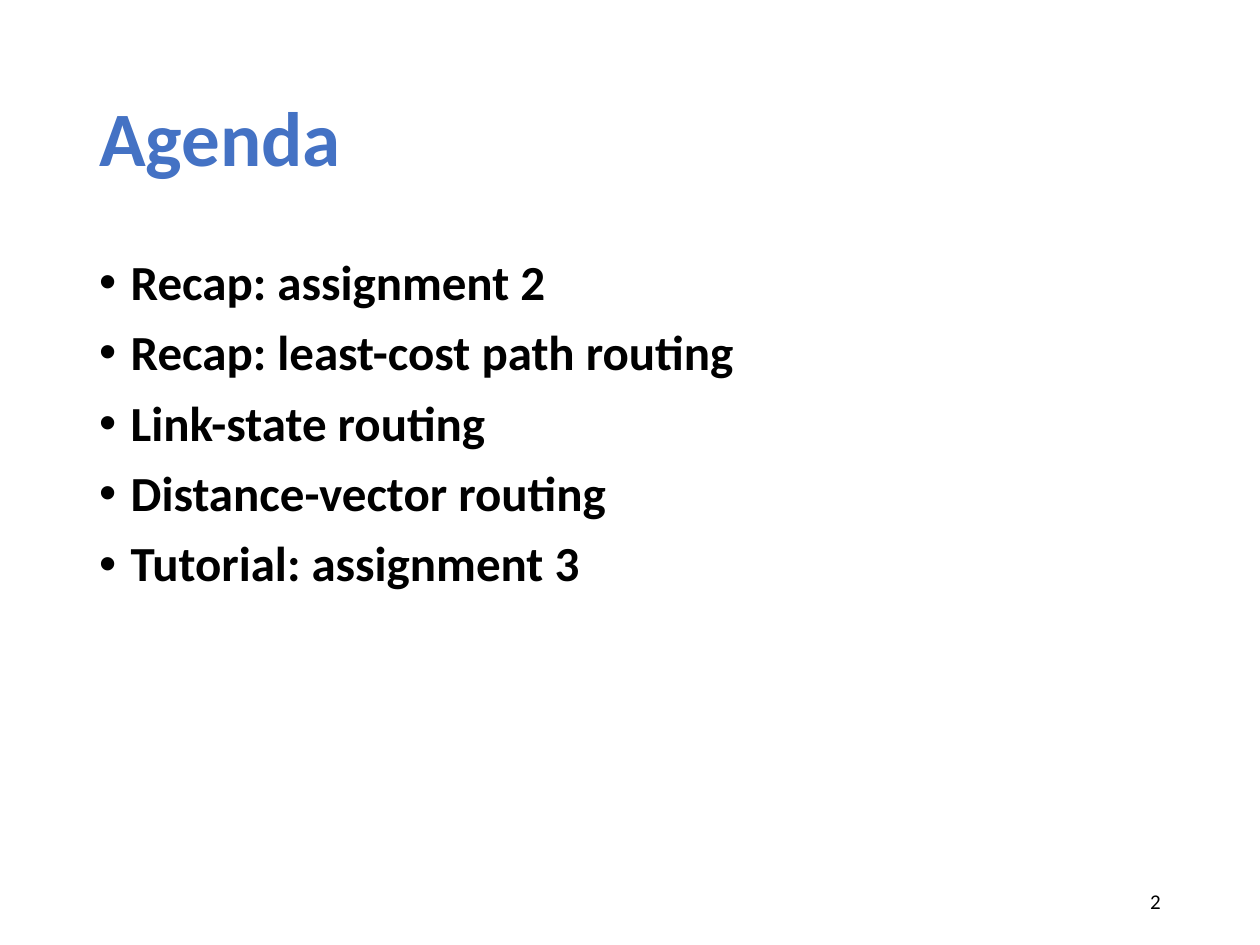
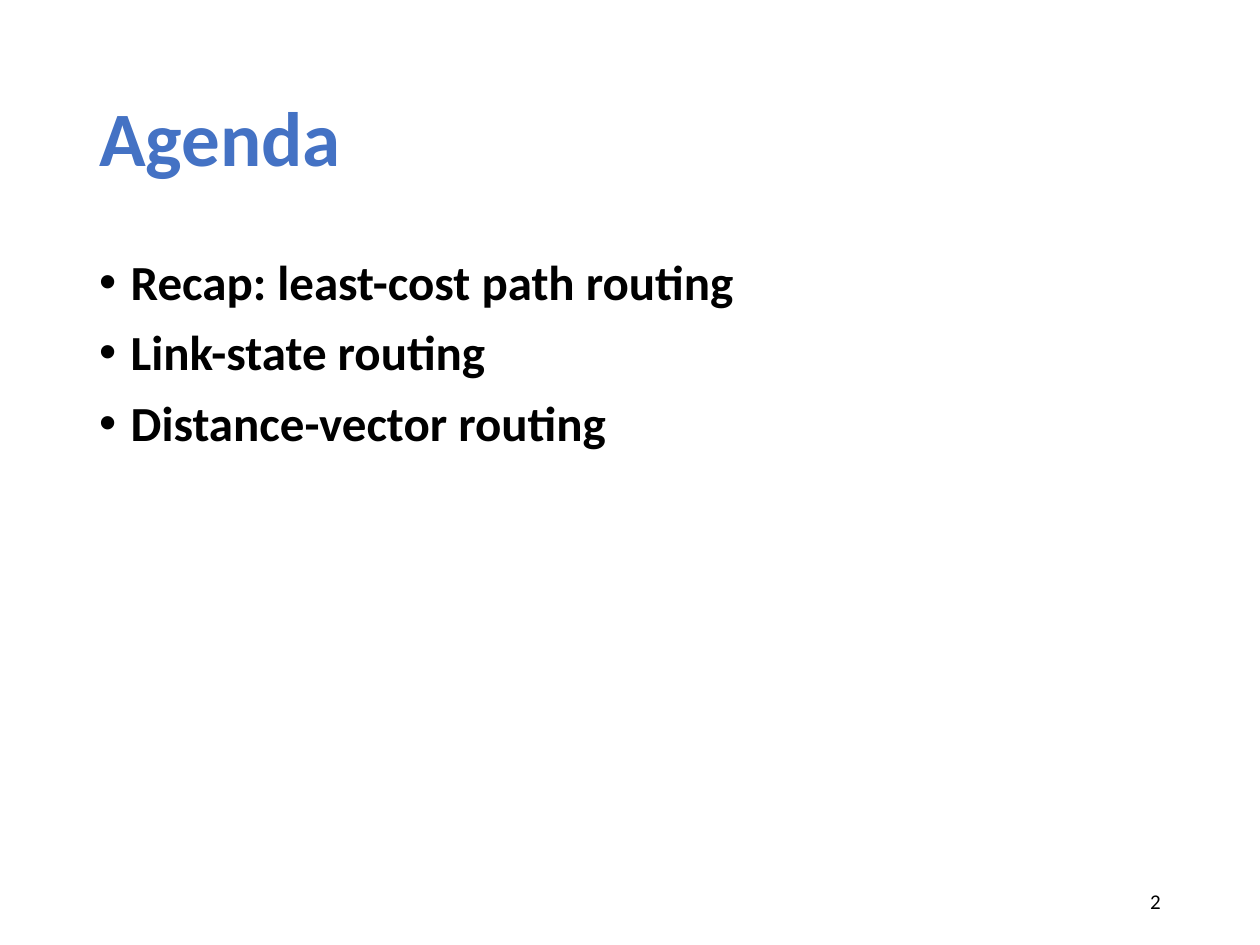
Before and after one commit to xinjin/course-net, a slide deck: slide 2 of slides/lec13_routing_algorithms.pptx. Drawn at 1260x945 pixels with LibreOffice and Linux fonts; fonts in the diff are those of the drawing. Boxes give left, top, right and bottom in pixels: in the first picture for what was removed or moved away, otherwise in the second. Text is boxed around its words. In the diff, an @@ line names an element or a change of style, - is before the commit and + after.

```diff
--- a/slides/lec13_routing_algorithms.pptx
+++ b/slides/lec13_routing_algorithms.pptx
@@ text at [131,265,545,309]: paragraph removed @@
-• Recap: assignment 2
@@ text at [131,546,580,590]: paragraph removed @@
-• Tutorial: assignment 3
```
Also in this commit, not shown: 2 other slides changed, 1 slide added, 3 slides removed, 2 other files.
